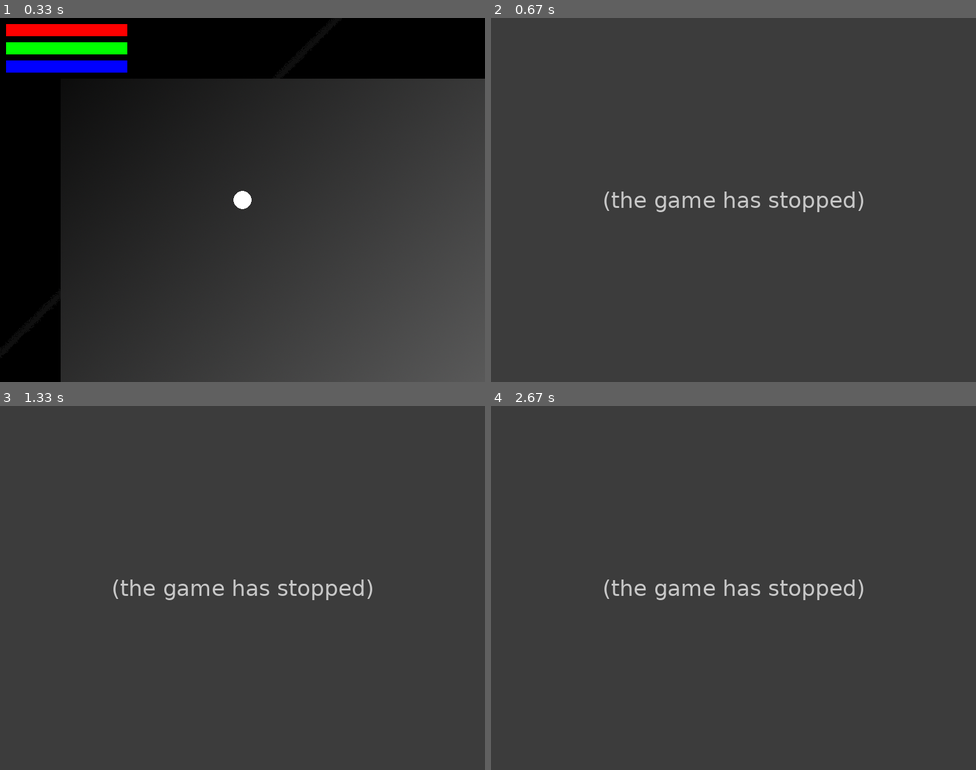
Above: before the commit, frames 1-4 (two rows, left to right).
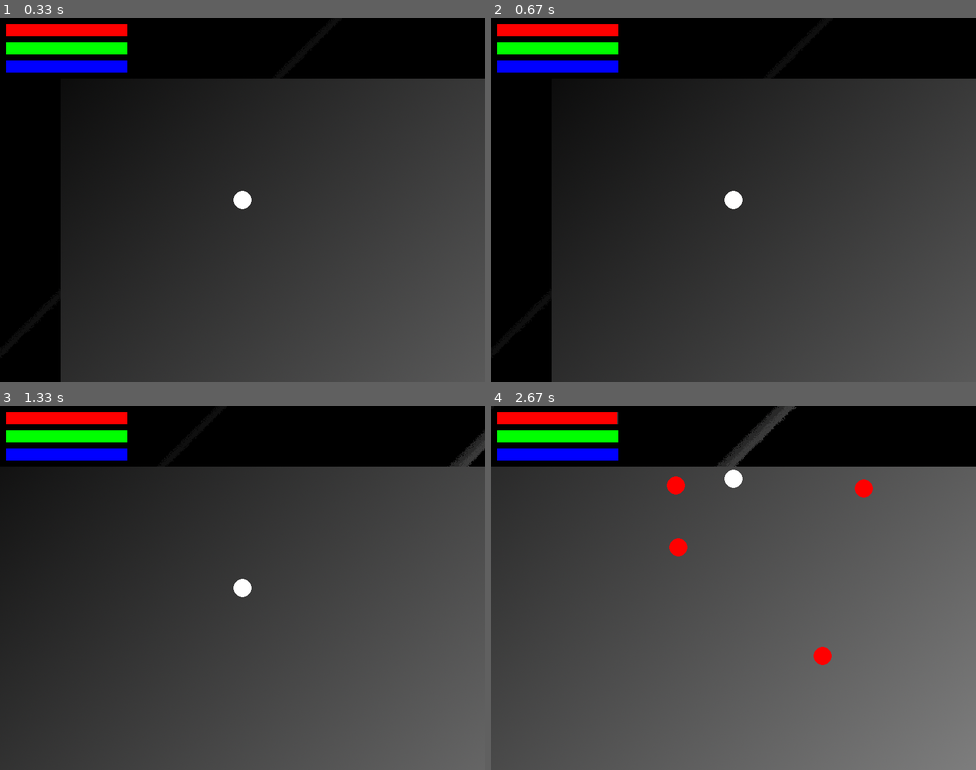
Above: after the commit, the same moments.

Repository: NGBRDCH1EF/First-Pygame
Game: pygame game, started from rpg/main.py
The game is run twice, just before and just after one commit, with the same random seed, the same clock (stepped at 60 frames per second) and the same inputs.
Inputs (mouse positions are in pixels of both pictures, inside the frame that each line leads up to):
- Up to frame 1 (0.33 s): no input
- Up to frame 2 (0.67 s): click (733, 200) at 0.38 s
- Up to frame 3 (1.33 s): click (397, 577) at 0.72 s; hold D from 1 s (still down)
- Up to frame 4 (2.67 s): release D at 1.47 s; click (617, 591) at 1.55 s; hold W 1.83-2.13 s; hold D 2.17-2.63 s

Frame 1 is identical in both runs. In frame 2, 43% of the frame differs, in the area x 0-100%, y 0-100%; in frame 3, 33%; in frame 4, 57%.
Error before the commit: ValueError: not enough values to unpack (expected 2, got 0) (main.py line 61); the game stopped at 0.38 s (later frames are placeholders)

Commit message:
feat: update weapon stats and implement melee attack logic for characters and enemies

Diff:
--- a/rpg/data/weapons.py
+++ b/rpg/data/weapons.py
@@ -14,40 +14,40 @@
 # Example weapons
 GOBLIN_DAGGER = Weapon(
     name="Goblin Dagger",
-    damage=5,
-    reach=30,
+    damage=1,
+    reach=90,
     arc_deg=50,
-    cooldown=0.4,
+    cooldown=0.5,
     stamina_cost=3,
     art = "")
 
 
 DAGGER = Weapon(
     name="Dagger",
-    damage=15,
-    reach=40,
+    damage=10,
+    reach=90,
     arc_deg=60,
-    cooldown=0.3,
+    cooldown=0.5,
     stamina_cost=5,
     art = "rpg/assets/dagger.png"
 )
 
 SWORD = Weapon(
     name="Sword",
-    damage=25,
-    reach=60,
+    damage=20,
+    reach=120,
     arc_deg=100,
-    cooldown=0.5,
-    stamina_cost=15,
+    cooldown=0.8,
+    stamina_cost=10,
     art = "rpg/assets/sword.png"
 )
 
 HALBERD = Weapon(
     name="Halberd",
-    damage=35,
-    reach=90,
-    arc_deg=70,
-    cooldown=0.8,
-    stamina_cost=25,
+    damage=30,
+    reach=180,
+    arc_deg=120,
+    cooldown=1,
+    stamina_cost=20,
     art = "rpg/assets/halberd.png"
 )
--- a/rpg/entities/character.py
+++ b/rpg/entities/character.py
@@ -30,6 +30,8 @@
         self.inventory = []
         self.equipped_items = {}
 
+        self.melee_cooldown = 0.0
+
         self.alive = True
 
     def get_speed(self) -> float:
@@ -54,6 +56,14 @@
         if self.mana < 0:
             self.mana = 0
 
+        self.melee_cooldown = max(0.0, self.melee_cooldown - dt)
+
+    def take_damage(self, amount: int):
+        self.health -= amount
+        print(f"{self.name} takes {amount} damage! Health is now {self.health}.")
+        if self.health <= 0:
+            self.die()
+
     def draw(self, surface, camera,color = c.WHITE):
         screen_pos = camera.apply(self.pos)
         pygame.draw.circle(
@@ -64,35 +74,45 @@
         )
 
     def melee_attack(self, targets, attack_dir: pygame.Vector2):
-        weapon = self.equipped_items.get("weapon")
-        if weapon is None:
-            return []
+        if self.melee_cooldown > 0.0:
+            return 0, []
+        else:
+            weapon = self.equipped_items.get("weapon")
+            if weapon is None:
+                return 0, []
+            self.melee_cooldown = weapon.cooldown
 
-        if attack_dir.length_squared() == 0:
-            return []
+            if weapon is None:
+                return 0, []
 
-        if self.stamina < weapon.stamina_cost:
-            damage = weapon.damage // 2
-        else:
-            damage = weapon.damage
+            if attack_dir.length_squared() == 0:
+                return 0, []
 
-        attack_dir = attack_dir.normalize()
-        arc_cos = math.cos(math.radians(weapon.arc_deg / 2))
+            if self.stamina < weapon.stamina_cost:
+                damage = weapon.damage // 2
+            else:
+                damage = weapon.damage
 
-        hits = []
-        for t in targets:
-            if not getattr(t, "alive", True):
-                continue
+            attack_dir = attack_dir.normalize()
+            arc_cos = math.cos(math.radians(weapon.arc_deg / 2))
 
-            to_t = t.pos - self.pos
-            dist = to_t.length()
-            if dist == 0 or dist > weapon.reach:
-                continue
+            hits = []
+            if isinstance(targets, Character):
+                targets = [targets]
+            for t in targets:
+                if not getattr(t, "alive", True):
+                    continue
 
-            if attack_dir.dot(to_t / dist) >= arc_cos:
-                hits.append(t)
+                to_t = t.pos - self.pos
+                dist = to_t.length()
+                if dist == 0 or dist > weapon.reach:
+                    continue
 
-        if hits:
-            self.stamina =max(0, self.stamina - weapon.stamina_cost)
+                if attack_dir.dot(to_t / dist) >= arc_cos:
+                    hits.append(t)
 
-        return damage,hits
+
+            if hits:
+                self.stamina =max(0, self.stamina - weapon.stamina_cost)
+
+            return damage,hits
--- a/rpg/entities/enemies.py
+++ b/rpg/entities/enemies.py
@@ -4,23 +4,28 @@
 
 
 class Melee_Enemy(Character):
-    def think(self, player_pos: pygame.Vector2):
+    def think(self, target:Character):
         # super-simple “chase player” AI
-        direction = (player_pos - self.pos)
+        direction = (target.pos - self.pos)
         if direction.length_squared() > 0:
             direction = direction.normalize()
         self.velocity = direction * (self.get_speed() * 0.75)
 
         #avoid overlapping with player
-        dist_to_player = (player_pos - self.pos).length()
-        if dist_to_player < 30:
+        dist_to_player = (target.pos - self.pos).length()
+        if dist_to_player < self.equipped_items['weapon'].reach / 2:
             self.velocity = pygame.Vector2(0, 0)
 
-    def take_damage(self, amount: int):
-        self.health -= amount
-        print(f"{self.name} takes {amount} damage! Health is now {self.health}.")
-        if self.health <= 0:
-            self.die()
+        #attack if in range
+        if dist_to_player <= self.equipped_items['weapon'].reach:
+            hits = self.melee_attack(target, direction)
+            if hits:
+                target.take_damage(hits[0])
+
+
+
+
+
 
     def die(self):
         self.alive = False
--- a/rpg/main.py
+++ b/rpg/main.py
@@ -74,7 +74,7 @@
         spawn_pos = pygame.Vector2(random.randint(0,2000),random.randint(0,2000))
         enemies.append(Goblin(f"Goblin{len(enemies)+1}",spawn_pos))
     for enemy in enemies:
-        enemy.think(player.pos)
+        enemy.think(player)
         enemy.update(dt)
         if not enemy.alive:
             enemies.remove(enemy)
